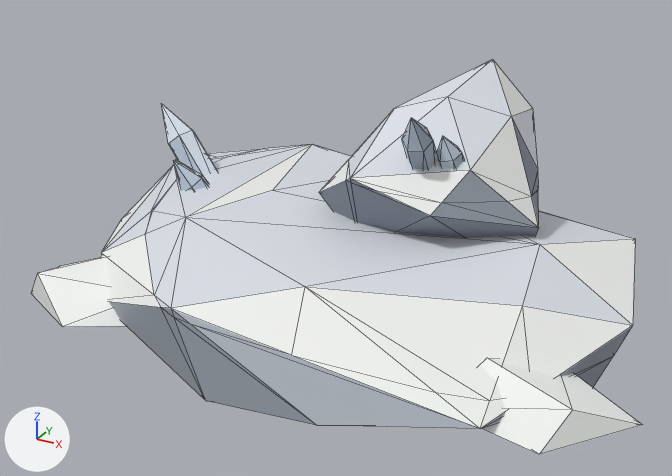
Two versions of the glTF model game/models/features/rock_arctic_1.glb, one commit apart.
Before and after are seen from a camera (50 mm lens) standing at (2.69, -4.93, 2.67) and looking at (0.09, -0.19, 0.31). Arrows for +X, +Y and +Z are at lower left; the lights stay in place. The first picture is the older version. Mesh edges are drawn as thin lines. Vertices at exactly the same position are counted once.

In view in the first picture: 'Body'.
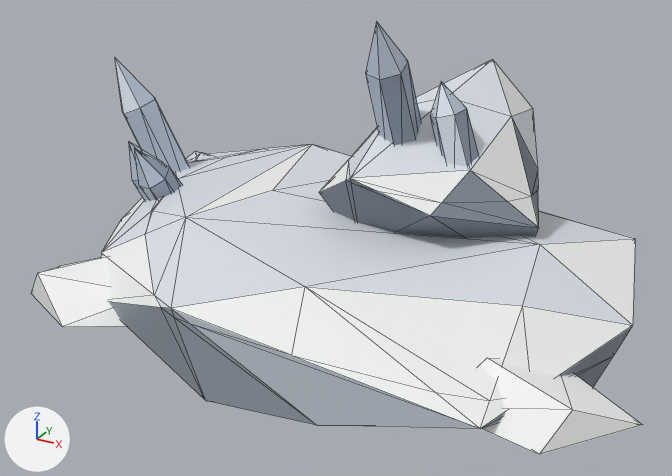
The change, as JSON lines over the scene's bpy script:
```json
{"block": "me_body", "where": "# used by ob_body; location = (0.0, 0.0, 0.0)"}
{"op": "remove", "block": "me_body", "code": "me_body.from_pydata(...)  # 197 vertices, 324 faces; spans x -2.01..2.15, y -1.5..1.5, z -0.18..1.33"}
{"op": "add", "block": "me_body", "code": "me_body.from_pydata(...)  # 197 vertices, 324 faces; spans x -2.05..2.15, y -1.5..1.5, z -0.23..1.72"}
{"block": "me_body", "change": "me_body part 1: the loose piece of 13 vertices spanning x -1.78..-0.96, y 0.21..0.53, z -0.14..0.78 is multiplied about its middle by the matrix ((1.174, -0.207, 0.438), (0.287, 1.222, -0.191), (-0.39, 0.276, 1.177)), then moved by (-0.39, 0.03, 0.09)"}
{"block": "me_body", "change": "me_body part 2: the loose piece of 13 vertices spanning x -1.29..-0.8, y -0.08..0.23, z -0.12..0.56 is multiplied about its middle by the matrix ((0.978, -0.808, 0.054), (0.802, 0.978, 0.118), (-0.117, -0.056, 1.263)), then moved by (-0.3, -0.04, -0.01)"}
{"block": "me_body", "change": "me_body part 3: the loose piece of 13 vertices spanning x -1.35..-0.83, y -0.02..0.21, z -0.13..0.53 is multiplied about its middle by the matrix ((1.198, 0.175, 0.383), (-0.058, 1.213, -0.372), (-0.417, 0.334, 1.152)), then moved by (-0.33, -0.06, 0.0)"}
{"block": "me_body", "change": "me_body part 4: the loose piece of 13 vertices spanning x 0.54..0.76, y -0.44..0.11, z 0.6..1.24 is multiplied about its middle by the matrix ((-0.137, 1.093, 0.814), (-1.305, 0.131, -0.396), (-0.394, -0.815, 1.028)), then moved by (-0.18, 0.05, 0.26)"}
{"block": "me_body", "change": "me_body part 5: the loose piece of 13 vertices spanning x 0.72..0.94, y -0.21..0.07, z 0.62..1.08 is multiplied about its middle by the matrix ((1.361, 0.061, -0.143), (-0.01, 1.291, 0.458), (0.155, -0.454, 1.283)), then moved by (-0.01, 0.04, 0.17)"}
{"block": "me_body", "change": "me_body part 6: 141 faces centred in x -1.99..1.87, y -1.49..1.38, z -0.18..1.17 are repainted in the vertex colours; the middle colour goes from grey #848b99 to grey #79818e"}
```

Pixel boxes [x1, y1, x2, y2] of what changed, in the pictures (672 x 476 px; the box of a moved part takes in the faces that stretch with it):
```json
{"object": "Body", "change": "reshaped, recoloured", "before": [31, 59, 642, 455], "after": [31, 22, 642, 455], "on screen": "9% taller"}
{"part": 1, "of": "me_body", "change": "moved or reshaped", "before": [161, 103, 218, 176], "after": [115, 58, 190, 173]}
{"part": 2, "of": "me_body", "change": "moved or reshaped", "before": [173, 160, 209, 190], "after": [134, 148, 183, 200]}
{"part": 3, "of": "me_body", "change": "moved or reshaped", "before": [176, 159, 204, 177], "after": [129, 142, 163, 201], "on screen": "mostly hidden before"}
{"part": 4, "of": "me_body", "change": "moved or reshaped", "before": [402, 118, 438, 170], "after": [366, 22, 421, 145]}
{"part": 5, "of": "me_body", "change": "moved or reshaped", "before": [437, 136, 464, 169], "after": [430, 82, 479, 167]}
{"part": 6, "of": "me_body", "change": "edited", "before": [108, 118, 632, 429], "after": [108, 118, 632, 429], "on screen": "looks the same"}
```
